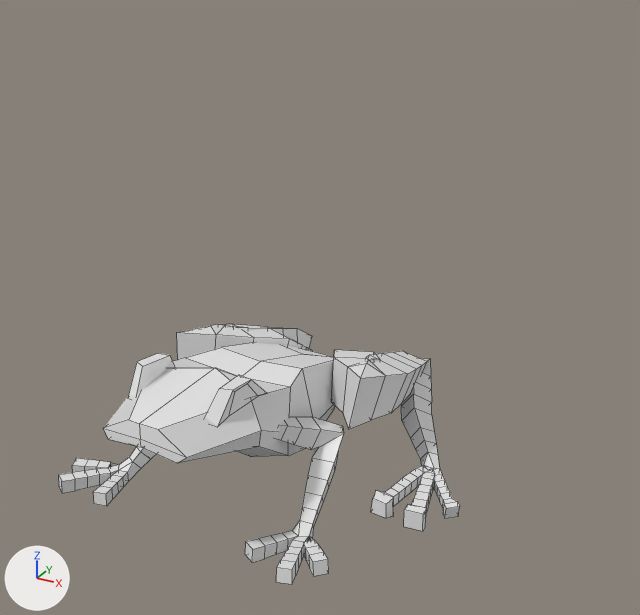
What one commit did to the FBX model Assets/Models/justfrog.fbx.
One viewpoint serves both versions: a camera (50 mm lens) standing at (2.6, -4.82, 3.28) and looking at (0.23, -0.5, 1.12). The axes (+X, +Y, +Z) are drawn at lower left. The lights are the same throughout. Mesh edges are drawn as thin lines. Where no turn or scale is listed for an object, it has been applied to the vertices. Vertices at the same position are counted once.

The scene before the commit, as lines of its bpy script (objects in view):
```python
me_cube_004 = bpy.data.meshes.new('Cube.004')
me_cube_004.from_pydata(...)  # 50 vertices, 48 faces; spans x -0.44..0.38, y -0.99..1.07, z 0.05..0.92
me_cube_004.materials.append(mat_frog)  # white #e7e7e7
me_cube_005 = bpy.data.meshes.new('Cube.005')
me_cube_005.from_pydata(...)  # 368 vertices, 368 faces; spans x -1.05..1.3, y -0.14..1.46, z -0.02..0.81
me_cube_005.materials.append(mat_frog)  # white #e7e7e7
me_cube_006 = bpy.data.meshes.new('Cube.006')
me_cube_006.from_pydata(...)  # 24 vertices, 16 faces; spans x -0.393..0.337, y -0.757..-0.323, z 0.829..1.001
me_cube_006.materials.append(mat_frog)  # white #e7e7e7
me_cube_007 = bpy.data.meshes.new('Cube.007')
me_cube_007.from_pydata(...)  # 205 vertices, 196 faces; spans x -1.08..0.87, y -0.83..0.22, z -0.04..0.59
me_cube_007.materials.append(mat_frog)  # white #e7e7e7
ob_arms = bpy.data.objects.new('Arms', me_cube_007)
ob_arms.location = (-0.081, -0.817, 0.0)
ob_body = bpy.data.objects.new('Body', me_cube_004)
ob_body.location = (-0.081, -0.817, 0.0)
ob_eyes = bpy.data.objects.new('Eyes', me_cube_006)
ob_eyes.location = (-0.081, -0.817, 0.0)
ob_legs = bpy.data.objects.new('Legs', me_cube_005)
ob_legs.location = (-0.081, -0.817, 0.0)
```
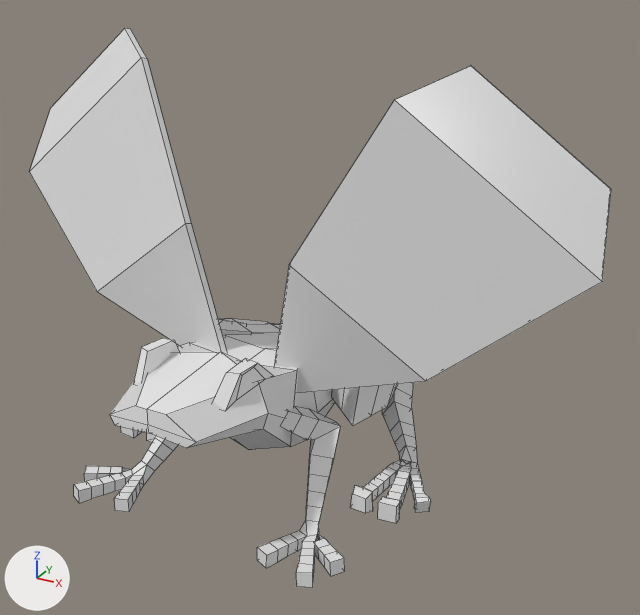
Boxes (x1, y1, x2, y2) around the edits, measured in the pictures (640 x 615 px):
'wings', added
    after: (30, 28, 611, 393)
'Body', reshaped
    before: (103, 343, 336, 463)
    after: (110, 334, 335, 450)
'Legs', reshaped
    before: (177, 324, 460, 531)
    after: (121, 319, 431, 523)
'Arms', reshaped (8% taller)
    before: (59, 417, 344, 584)
    after: (74, 406, 345, 587)
'Eyes', reshaped
    before: (128, 353, 268, 427)
    after: (134, 338, 274, 411)
part 2 of me_cube_007, rebuilt
    before: (59, 446, 156, 506)
    after: (74, 436, 178, 512)
part 3 of me_cube_007, rebuilt (11% narrower, 8% taller)
    before: (245, 417, 344, 584)
    after: (257, 406, 345, 587)

Diff of the bpy script that builds the scene:
```diff
--- a/Assets/Models/justfrog.fbx.py
+++ b/Assets/Models/justfrog.fbx.py
@@ mat_wings @@
+mat_wings = principled_material('wings')
+mat_wings.base_color = (0.8, 0.8, 0.8)  # white #e7e7e7
+mat_wings.roughness = 0.25
@@ me_cube_004 @@
 # used by ob_body; location = (-0.081, -0.817, 0.0)
-me_cube_004.from_pydata(...)  # 50 vertices, 48 faces; spans x -0.44..0.38, y -0.99..1.07, z 0.05..0.92
+me_cube_004.from_pydata(...)  # 50 vertices, 48 faces; spans x -0.41..0.41, y -0.97..1.06, z 0.1..1.02
+# me_cube_004 part 5: 50 of 50 vertices moved; they spanned x -0.44..0.38, y -0.99..1.07, z 0.05..0.92 and now span x -0.41..0.41, y -0.97..1.06, z 0.1..1.02; mean shift (0.02, 0.01, 0.07); largest move (-0.02, -0.28, 0.36) -> (0.0, -0.31, 0.48)
 me_cube_004.materials.append(mat_frog)
@@ me_cube_006 @@
 me_cube_006.from_pydata(...)  # 24 vertices, 16 faces; spans x -0.393..0.337, y -0.757..-0.323, z 0.829..1.001
 # used by ob_eyes; location = (-0.081, -0.817, 0.0)
+# me_cube_006 part 1: the whole mesh is multiplied about its middle by the matrix ((1.0, -0.022, 0.002), (0.022, 1.0, -0.02), (-0.001, 0.02, 1.0)), then moved by (0.033, 0.02, 0.096)
 me_cube_006.materials.append(mat_frog)
@@ me_cube_005 @@
 # used by ob_legs; location = (-0.081, -0.817, 0.0)
-me_cube_005.from_pydata(...)  # 368 vertices, 368 faces; spans x -1.05..1.3, y -0.14..1.46, z -0.02..0.81
+me_cube_005.from_pydata(...)  # 368 vertices, 368 faces; spans x -1.14..1.14, y -0.08..1.44, z -0.01..0.84
+# me_cube_005 part 4: 368 of 368 vertices moved; they spanned x -1.05..1.3, y -0.14..1.46, z -0.02..0.81 and now span x -1.14..1.14, y -0.08..1.44, z -0.01..0.84; mean shift (-0.09, 0.0, 0.02); largest move (1.23, 0.2, -0.02) -> (1.06, 0.15, -0.01)
 me_cube_005.materials.append(mat_frog)
@@ me_cube_007 @@
 # used by ob_arms; location = (-0.081, -0.817, 0.0)
-me_cube_007.from_pydata(...)  # 205 vertices, 196 faces; spans x -1.08..0.87, y -0.83..0.22, z -0.04..0.59
+me_cube_007.from_pydata(...)  # 204 vertices, 196 faces; spans x -0.93..0.93, y -0.78..0.22, z -0.01..0.68
+# me_cube_007 part 2: the loose piece of 102 vertices spanning x -1.08..-0.26, y -0.73..0.22, z -0.04..0.59 is rebuilt with 102 vertices and now spans x -0.93..-0.22, y -0.78..0.22, z -0.01..0.68
+# me_cube_007 part 3: the loose piece of 102 vertices spanning x 0.23..0.87, y -0.83..0.22, z -0.01..0.59 is rebuilt with 102 vertices and now spans x 0.22..0.93, y -0.78..0.22, z -0.01..0.68
 me_cube_007.materials.append(mat_frog)
@@ me_plane_003 @@
+me_plane_003.from_pydata(...)  # 32 vertices, 28 faces; spans x -2.01..1.85, y -1.0..-0.3, z -0.24..1.74
+me_plane_003.materials.append(mat_wings)  # white #e7e7e7
@@ ob_wings @@
+ob_wings = bpy.data.objects.new('wings', me_plane_003)
+ob_wings.location = (0.0, 0.0, 0.917)
```
